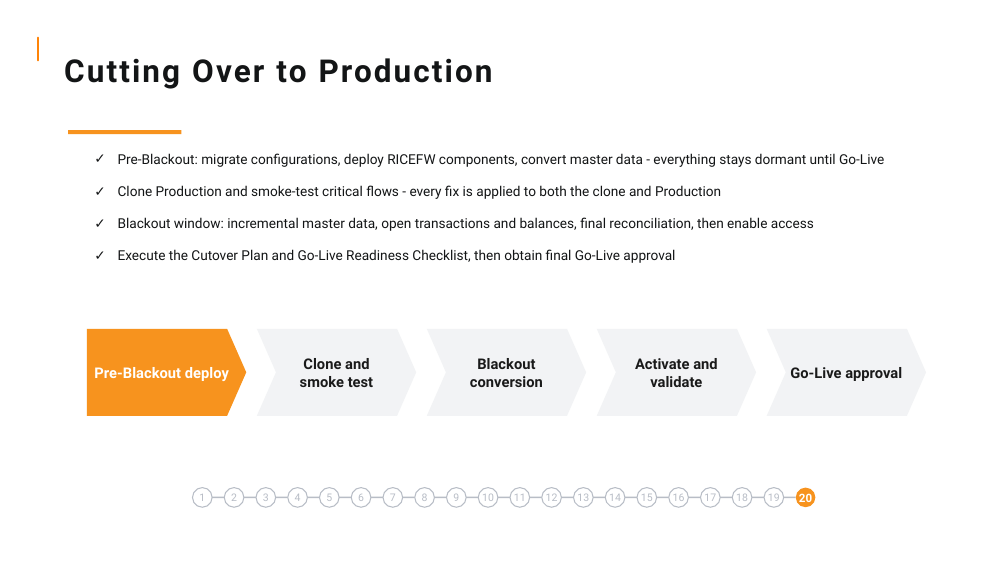
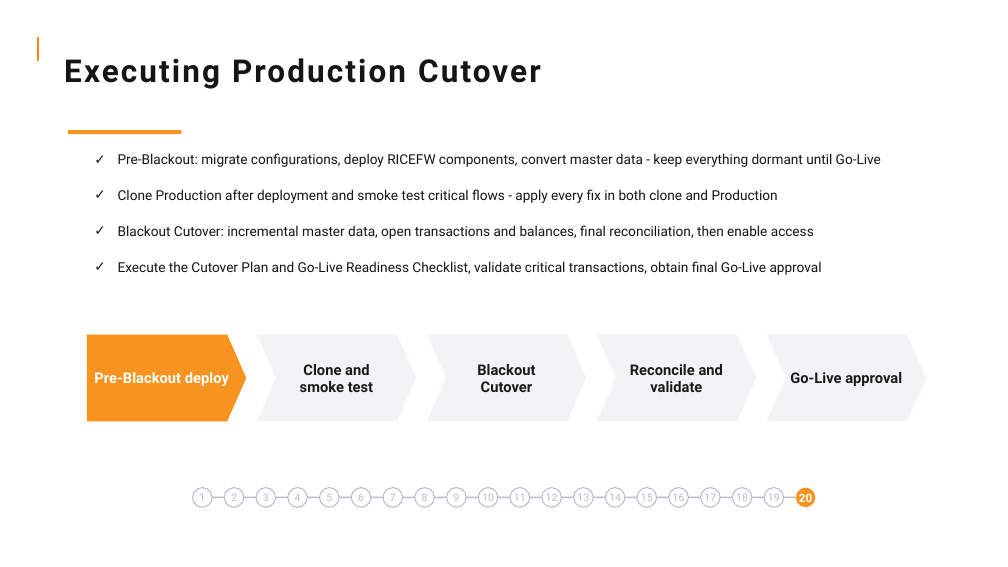
Before and after one commit to ASDPKP0409/vigilant-courses, a slide deck: slide 22 of courses/application-delivery-guidelines/slides.pptx. Drawn at 1008x567 pixels with LibreOffice and Linux fonts; fonts in the diff are those of the drawing; background and template pictures are left out. Boxes give left, top, right and bottom in pixels: in the first picture for what was removed or moved away, otherwise in the second. Text is boxed around its words. In the diff, an @@ line names an element or a change of style, - is before the commit and + after.

```diff
--- a/courses/application-delivery-guidelines/slides.pptx
+++ b/courses/application-delivery-guidelines/slides.pptx
@@ text at [64,58,541,89]: text changed @@
-Cutting Over to Production
+Executing Production Cutover
@@ text at [118,153,881,275]: text changed @@
-✓ Pre-Blackout: migrate configurations, deploy RICEFW components, convert master data - everything stays dormant until Go-Live
-✓ Clone Production and smoke-test critical flows - every fix is applied to both the clone and Production
-✓ Blackout window: incremental master data, open transactions and balances, final reconciliation, then enable access
-✓ Execute the Cutover Plan and Go-Live Readiness Checklist, then obtain final Go-Live approval
+✓ Pre-Blackout: migrate configurations, deploy RICEFW components, convert master data - keep everything dormant until Go-Live
+✓ Clone Production after deployment and smoke test critical flows - apply every fix in both clone and Production
+✓ Blackout Cutover: incremental master data, open transactions and balances, final reconciliation, then enable access
+✓ Execute the Cutover Plan and Go-Live Readiness Checklist, validate critical transactions, obtain final Go-Live approval
@@ 4 chevrons, 1 pentagon arrow: place and size @@
-4 chevrons, 1 pentagon arrow at [87,329,926,416]
+4 chevrons, 1 pentagon arrow at [87,334,926,421]
@@ text in chevron at [477,364,535,392]: text changed @@
-Blackout conversion
+Blackout Cutover
@@ text in chevron at [630,364,723,392]: text changed @@
-Activate and validate
+Reconcile and validate
```
Also in this commit, not shown: 21 other slides changed, 14 other files.
